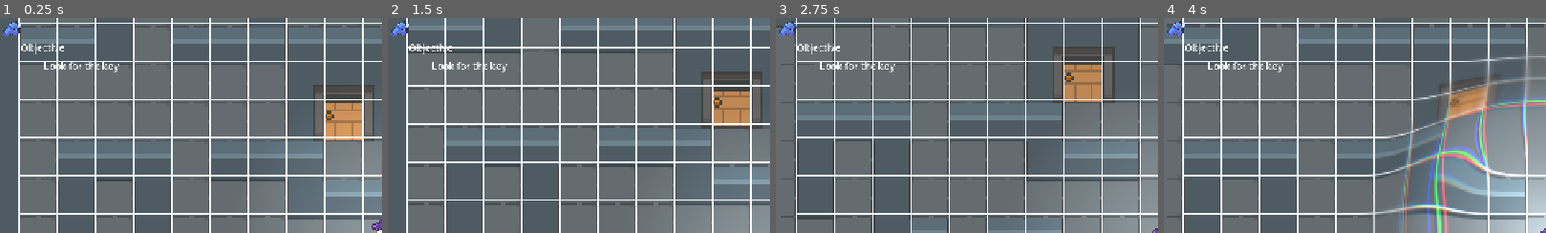
Above: before the commit, frames 1-4 (left to right).
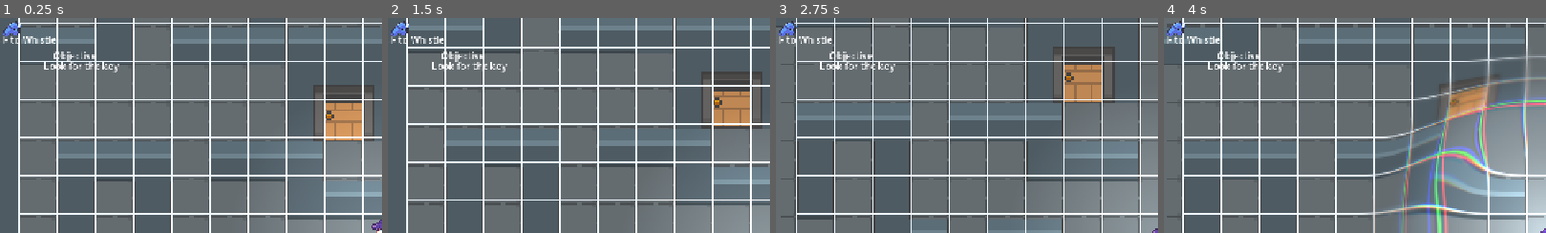
Above: after the commit, the same moments.

Repository: rstricke/Whistlefreeze52
Game: Godot game, scene res://scenes/main.tscn
Two runs of this game, one before a commit and one after it. Both use one fixed random seed, a clock stepped at 60 frames per second and the inputs below.
Inputs:
- Up to frame 1 (0.25 s): no input
- Up to frame 2 (1.5 s): tap F (whistle) at 0.5, 0.6, 1.25, 1.35 s; hold D (move_right) 0.53-1.28 s; hold S (move_down) from 1.28 s (still down)
- Up to frame 3 (2.75 s): tap F (whistle) at 2, 2.1 s; release S (move_down) at 2.03 s; hold D (move_right) from 2.03 s (still down)
- Up to frame 4 (4 s): tap F (whistle) at 2.75, 2.85, 3.5, 3.6 s; release D (move_right) at 2.78 s; hold W (move_up) 2.78-3.53 s; hold A (move_left) from 3.53 s (still down)
The pictures show only the part of the screen within x 0-50%, y 0-50%; the shares and areas given below are measured in that part.

The runs differ from the first frame. In frame 1, 0.6% of the frame differs, in the area x 0-25%, y 8-20%; in frame 2, 0.6%; in frame 3, 0.7%, in the area x 0-26%, y 8-20%; in frame 4, 0.6%.
Error in both runs: Invalid assignment of property or key 'player' with value of type 'CharacterBody2D (Player)' on a base object of type 'Nil'. (res://scripts/player.gd:39)

Commit message:
Update main.tscn

Diff:
--- a/game/scenes/main.tscn
+++ b/game/scenes/main.tscn
@@ -11272,10 +11272,10 @@
 [node name="CanvasLayer" type="CanvasLayer" parent="Player" unique_id=958951663]
 
 [node name="ObjectiveLabel" type="Label" parent="Player/CanvasLayer" unique_id=1913452290]
-offset_left = 35.0
-offset_top = 38.0
-offset_right = 124.0
-offset_bottom = 61.0
+offset_left = 89.0
+offset_top = 52.0
+offset_right = 178.0
+offset_bottom = 75.0
 text = "Objective"
 
 [node name="ObjectiveValueLabel" type="Label" parent="Player/CanvasLayer" unique_id=621839519]
@@ -11300,6 +11300,13 @@
 offset_right = 40.0
 offset_bottom = 40.0
 texture = ExtResource("4_ya4ey")
+
+[node name="WhistleText" type="Label" parent="Player/CanvasLayer" unique_id=1871100125]
+offset_left = -42.0
+offset_top = 25.0
+offset_right = 95.0
+offset_bottom = 48.0
+text = "Press F to Whistle"
 
 [node name="PointLight2D" type="PointLight2D" parent="Player" unique_id=1811651063]
 position = Vector2(1, 0)
